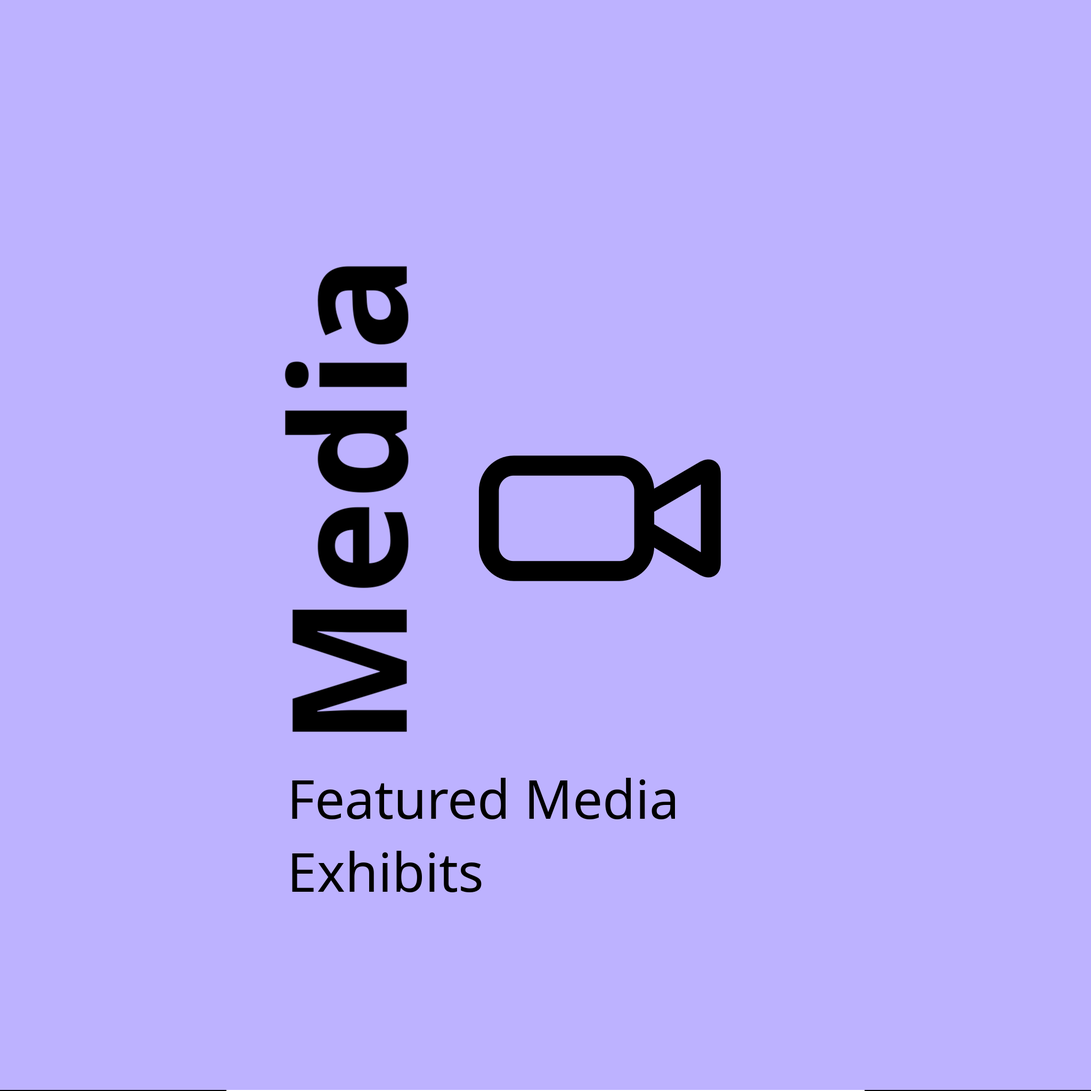
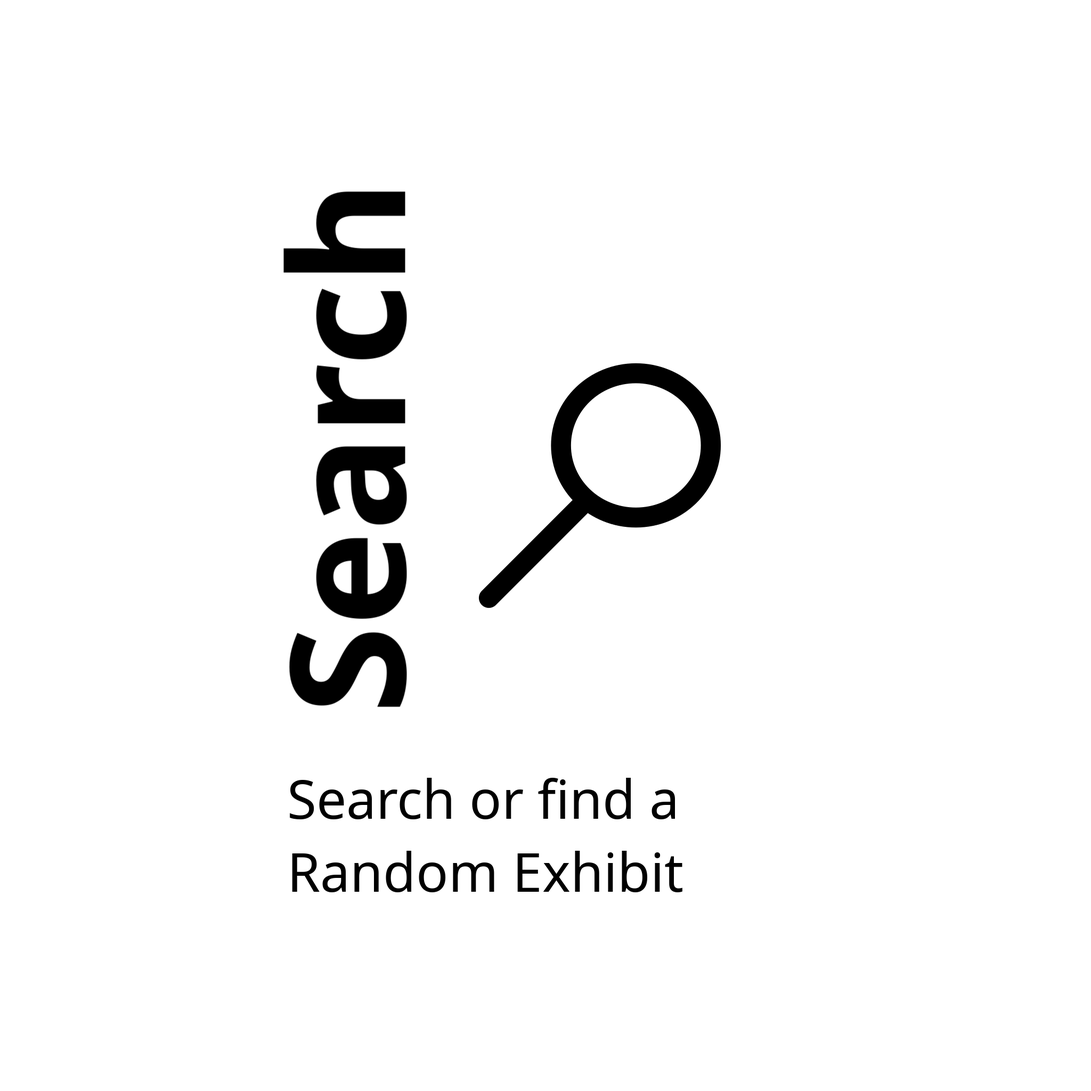
Layered file, before and after one edit (1091x1091). Changes by layer:
hid group "technology" (5 layers) over <box>0,0,1091,1091</box>
hid group "media" (5 layers) over <box>0,0,1091,1091</box>
added group "search" with 7 layers above "people" over <box>0,0,1091,1091</box>
added layer "Search or find a ..." in group "search" over <box>289,778,683,893</box>
added layer "Search" in group "search" over <box>283,191,408,708</box>
added layer "Magnifier 2.svg" in group "search" over <box>478,362,722,609</box>
added layer "bg #8" in group "search" over <box>0,0,1091,1091</box>
